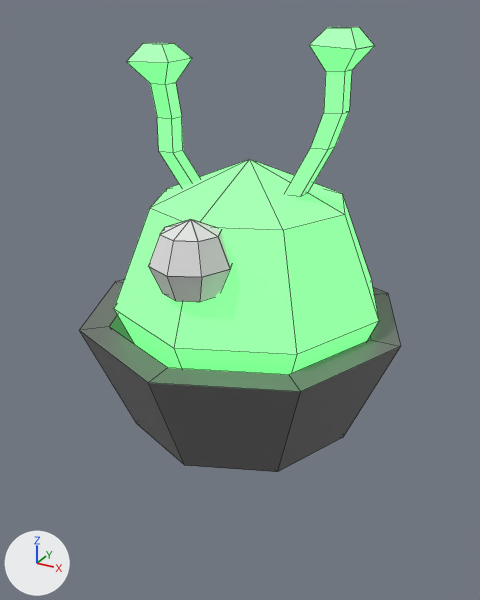
The Blender file Assets/Models/alien.blend: old version first, new version second.
Both versions are drawn from a 50 mm lens placed at (1.78, -3.34, 2.8), pointed at (-0.06, 0.01, 1.12). The axes (+X, +Y, +Z) are drawn at lower left. The lights are the same throughout. Mesh edges are drawn as thin lines.

Names of what the first picture shows: 'Eye', 'Head', 'Left Antena', 'Right Antena', 'Vehicle'.
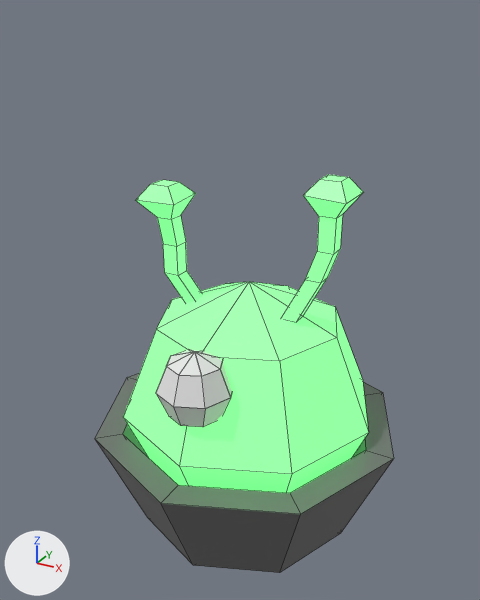
Boxes [x1, y1, x2, y2] around the edits, measured in the pictures (480 x 600 px):
'Head', moved
    before: [114, 159, 379, 375]
    after: [123, 282, 369, 493]
'Vehicle', moved
    before: [80, 279, 401, 472]
    after: [95, 373, 394, 573]
'Eye', moved
    before: [148, 219, 232, 302]
    after: [156, 350, 232, 427]
'Left Antena', moved
    before: [286, 27, 374, 196]
    after: [282, 175, 363, 322]
'Right Antena', moved
    before: [127, 43, 200, 187]
    after: [136, 180, 202, 303]

What changed in the scene script:
```text
Change ob_vehicle:
    ob_vehicle.location: (-0.032, -0.019, 0.459) -> (0.0, -0.019, -0.294)
Change ob_head:
    ob_head.location: (0.0, 0.01, 1.179) -> (0.0, 0.01, 0.426)
Change ob_eye:
    ob_eye.location: (0.0, -0.624, 1.592) -> (0.0, -0.624, 0.839)
Change ob_left_antena:
    ob_left_antena.location: (0.429, -0.005, 2.396) -> (0.429, -0.005, 1.643)
Change ob_right_antena:
    ob_right_antena.location: (-0.441, -0.073, 2.31) -> (-0.441, -0.073, 1.557)
```
